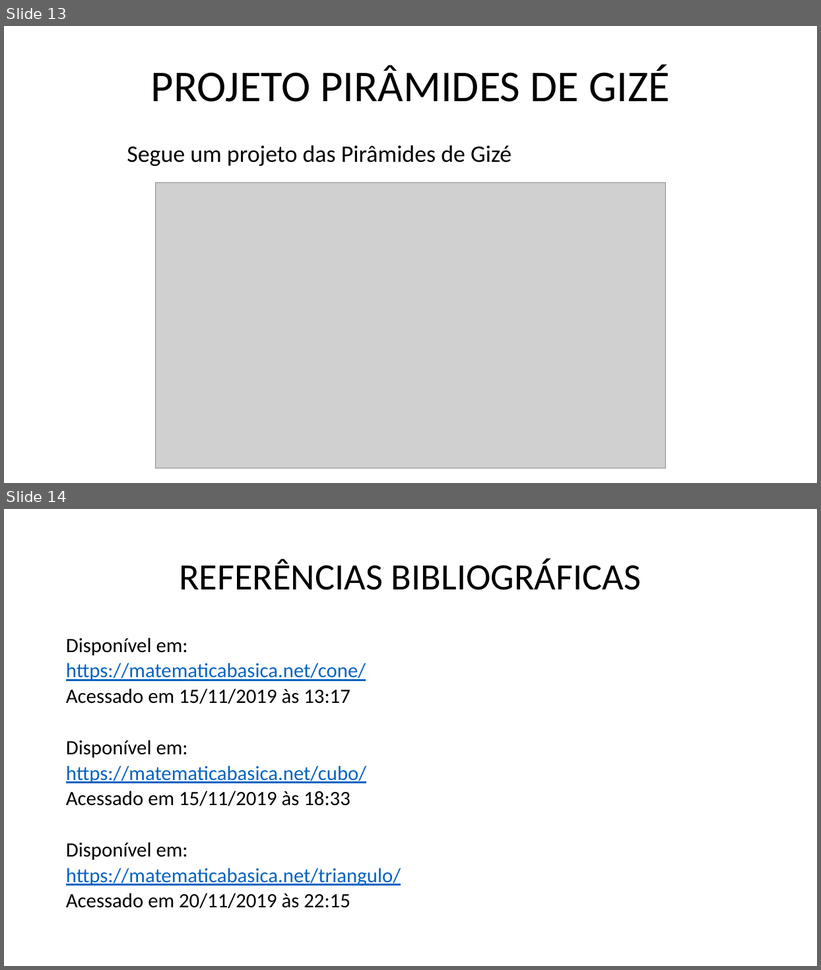
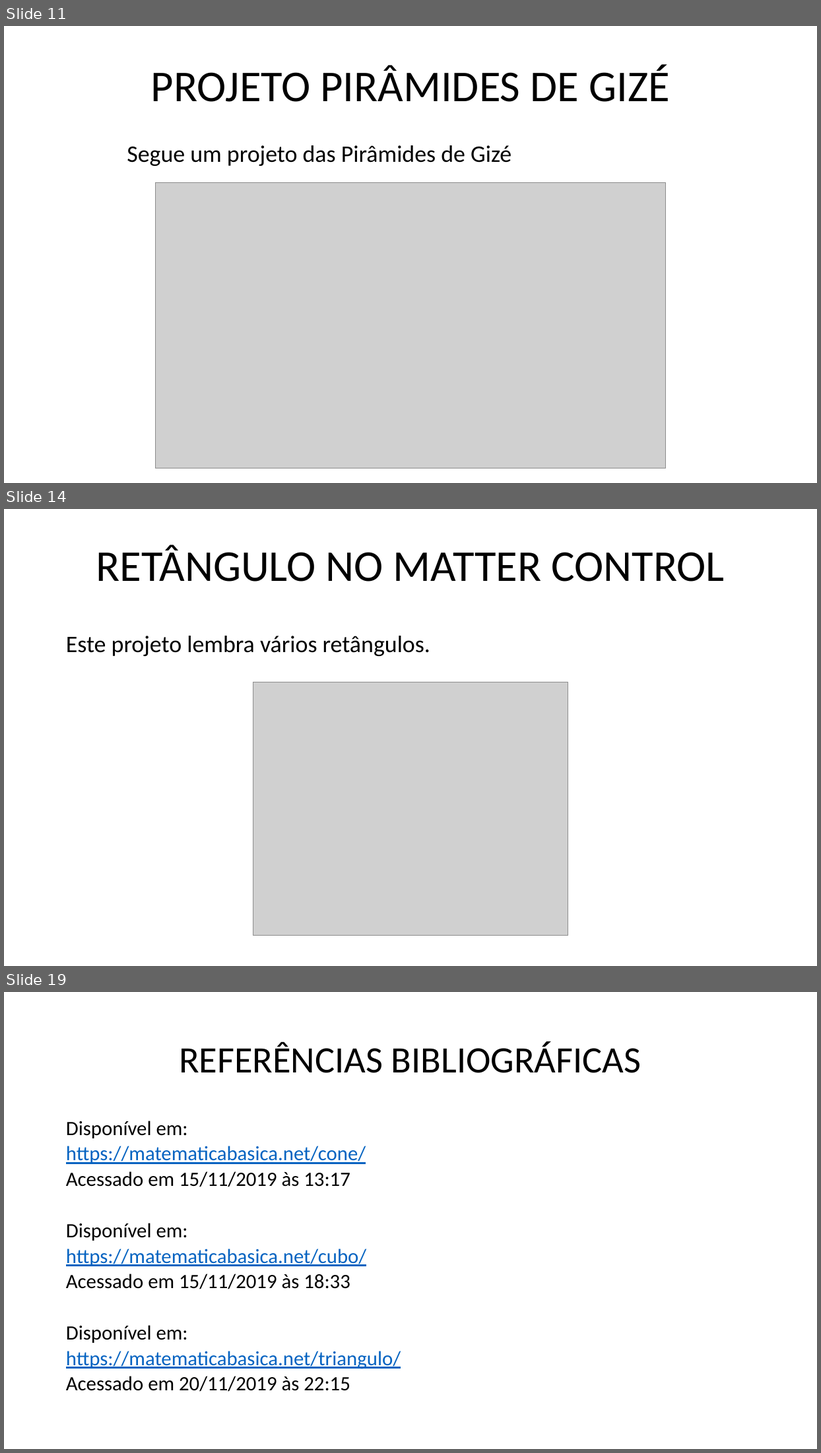
Before and after one commit to marcosdosea/ManualImpessora3D, a slide deck: Curso/Fundamentos de impressão 3D - Objetos.pptx. Shown one above the other, each under a label of ours: slides 13 and 14 before the commit, slides 11, 14 and 19 after it; the slides between them are not shown. The pictures are 821x970 and 821x1453 pixels, drawn with LibreOffice and Linux fonts; fonts in the diff are those of the drawing; grey boxes stand for pictures. Boxes give left, top, right and bottom in pixels: in the first picture for what was removed or moved away, otherwise in the second. Text is boxed around its words. In the diff, an @@ line names an element or a change of style, - is before the commit and + after.

```diff
--- a/Curso/Fundamentos de impressão 3D - Objetos.pptx
+++ b/Curso/Fundamentos de impressão 3D - Objetos.pptx
@@ slide 14 added at [4,509,817,966], background #FFFFFF @@
@@ title added at [96,545,725,582], 52 pt, text #000000 @@
+RETÂNGULO NO MATTER CONTROL
@@ text added at [66,636,430,656], 28 pt, text #000000 @@
+Este projeto lembra vários retângulos.
@@ picture added at [253,682,568,935] @@
@@ what was slide 13 is now slide 11 @@
@@ what was slide 14 is now slide 19 @@
```
Also in this commit, not shown: 2 slides changed, 5 other slides added, 1 slide removed, 3 other files.
